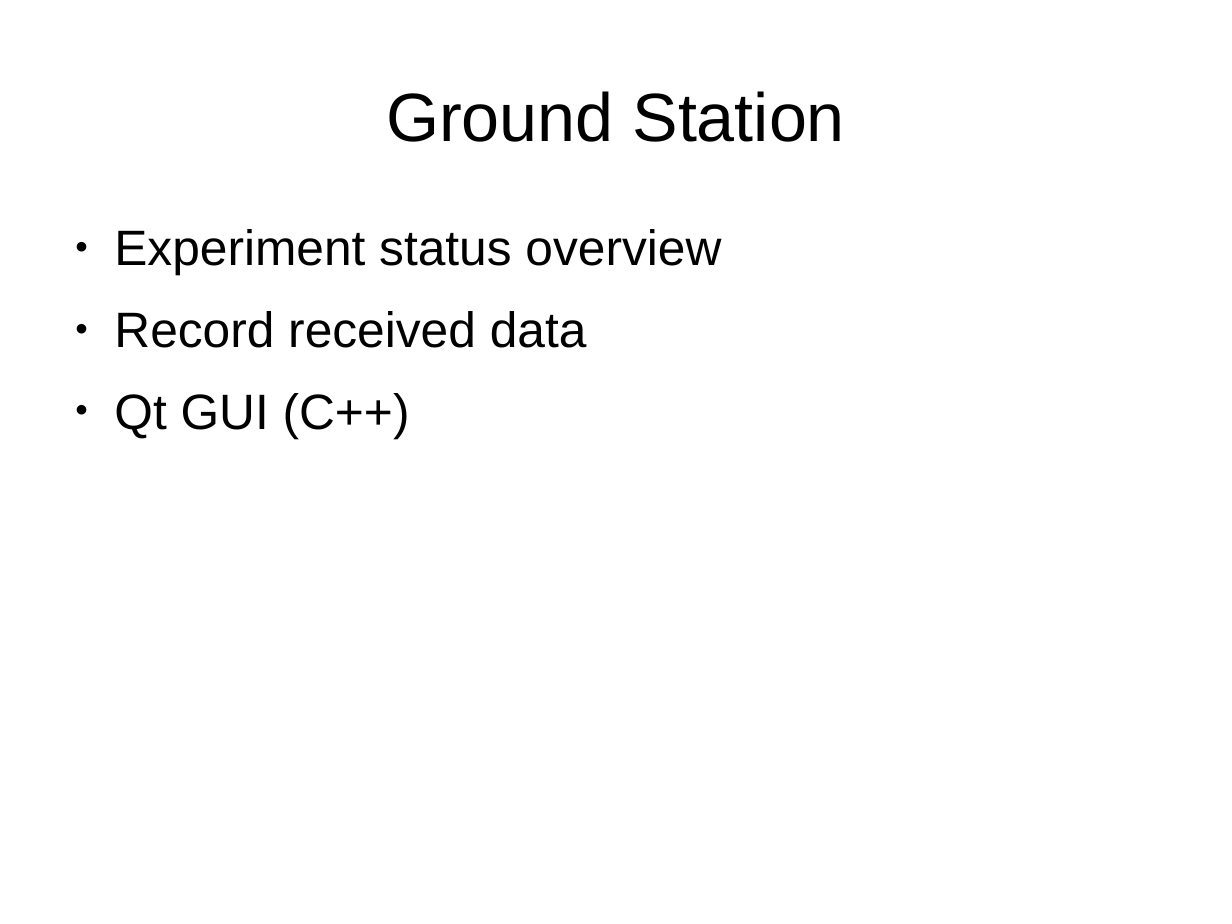
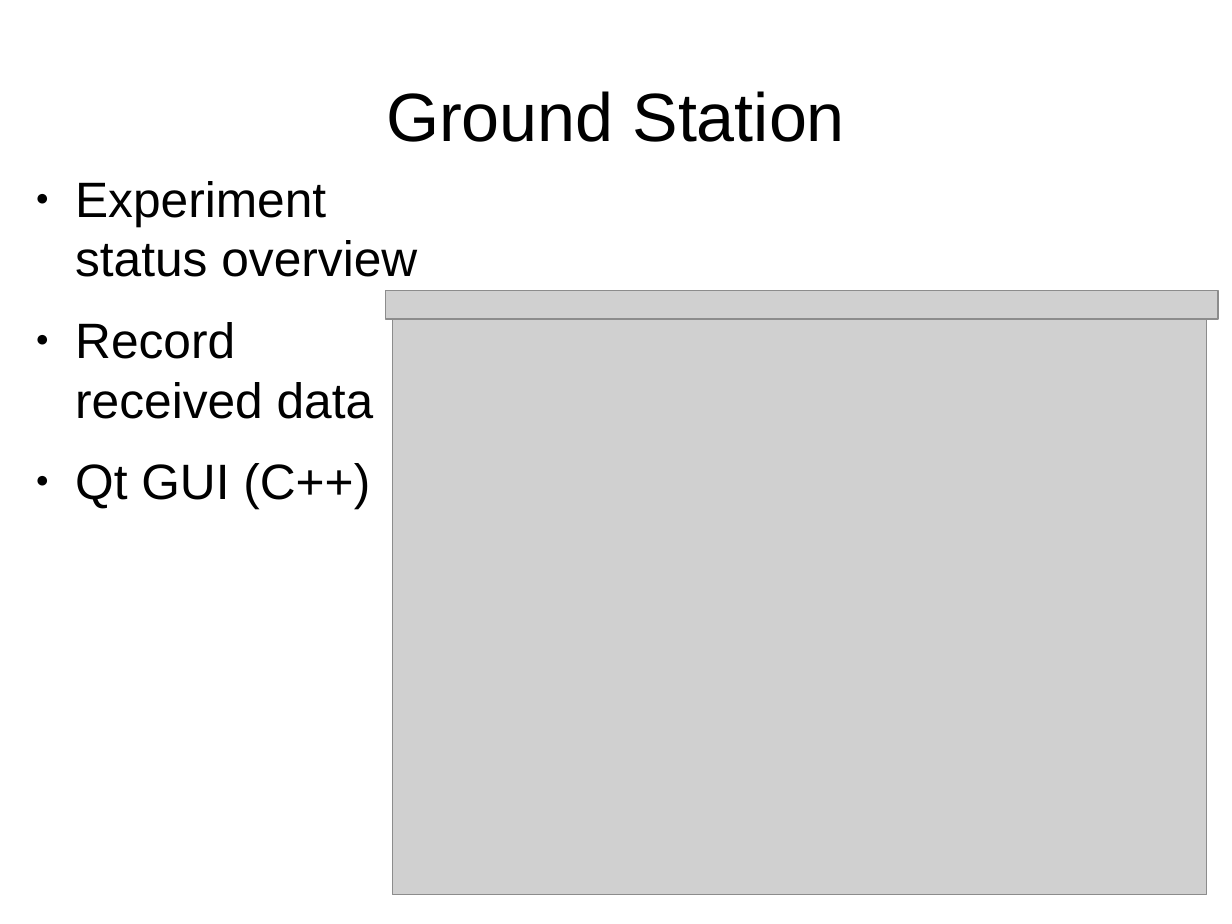
Before and after one commit to rx-viper/elektronik-und-software, a slide deck: slide 13 of presentations/PDR_Electronics.odp (slide 11 before the commit). Drawn at 1232x924 pixels with LibreOffice and Linux fonts; fonts in the diff are those of the drawing; grey boxes stand for pictures. Boxes give left, top, right and bottom in pixels: in the first picture for what was removed or moved away, otherwise in the second. Text is boxed around its words. In the diff, an @@ line names an element or a change of style, - is before the commit and + after.

```diff
--- a/presentations/PDR_Electronics.odp
+++ b/presentations/PDR_Electronics.odp
@@ text "Experiment status overview" rewrapped from (114,229,721,438) to (75,181,417,509) @@
@@ picture added at (386,291,1219,319) @@
@@ picture added at (392,319,1207,894) @@
```
Also in this commit, not shown: 4 other slides changed, 2 slides added, 1 slide removed, 1 other file.
